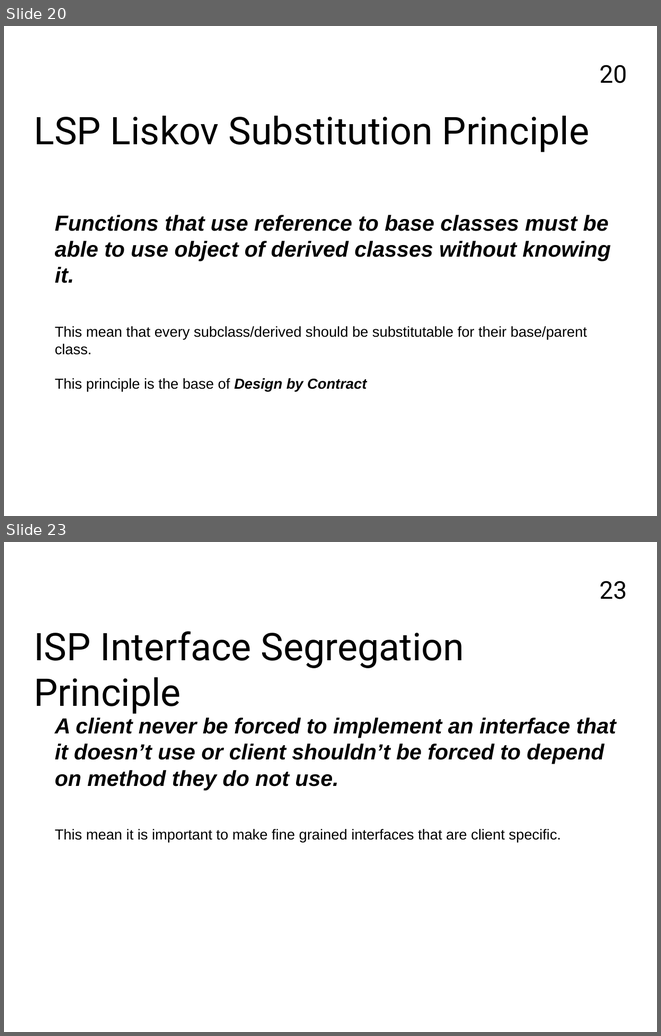
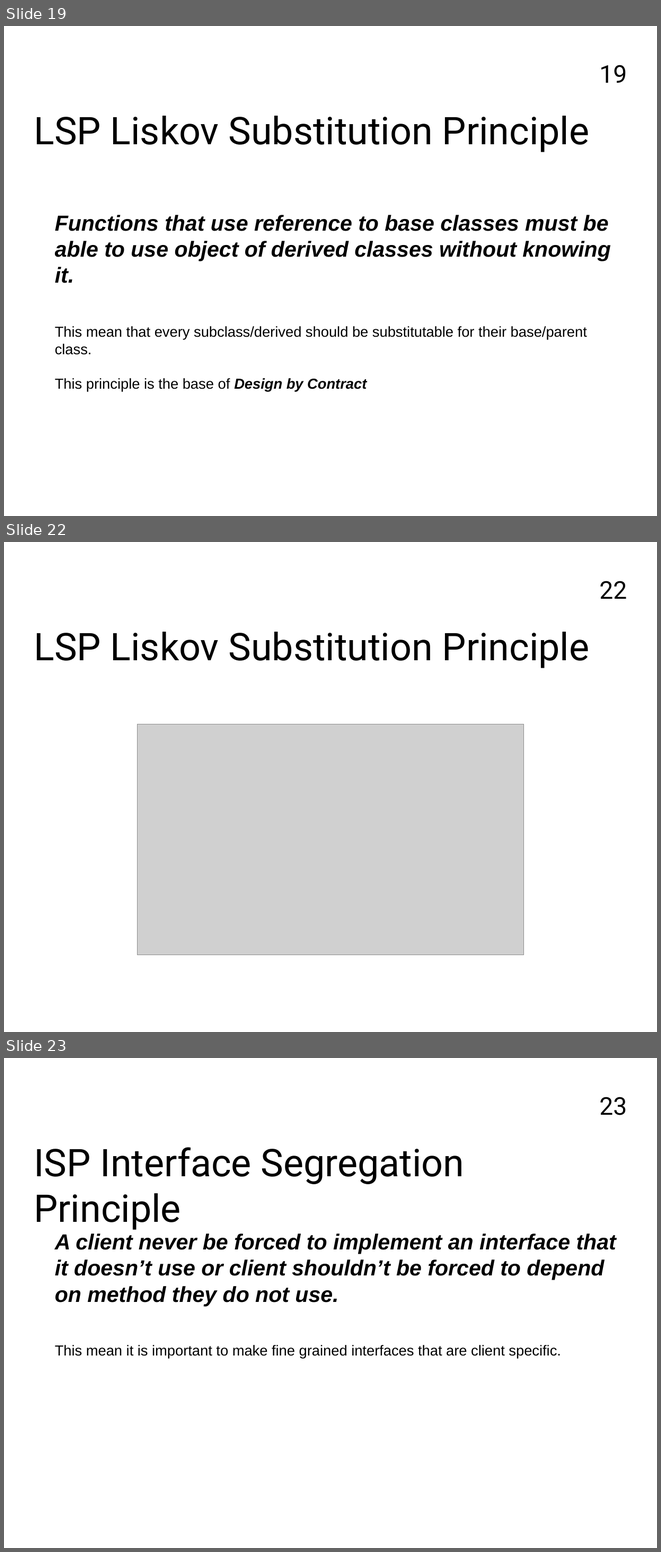
Before and after one commit to FrancoMelandri/SOLID, a slide deck: docs/solid.pptx. Shown one above the other, each under a label of ours: slides 20 and 23 before the commit, slides 19, 22 and 23 after it; the slides between them are not shown. The pictures are 661x1036 and 661x1552 pixels, drawn with LibreOffice and Linux fonts; fonts in the diff are those of the drawing; grey boxes stand for pictures. Boxes give left, top, right and bottom in pixels: in the first picture for what was removed or moved away, otherwise in the second. Text is boxed around its words. In the diff, an @@ line names an element or a change of style, - is before the commit and + after.

Commit message:
removing LSP snippets introducing carbon images

```diff
--- a/docs/solid.pptx
+++ b/docs/solid.pptx
@@ slide 22 added at (x1=4, y1=542, x2=657, y2=1032), background #FFFFFF; not listed: 1 template element that a slide beside it also shows @@
@@ text added at (x1=34, y1=632, x2=590, y2=668), 42 pt, text #000000 @@
+LSP Liskov Substitution Principle
@@ picture added at (x1=137, y1=724, x2=524, y2=955) @@
@@ what was slide 20 is now slide 19 @@
@@ page number at (x1=599, y1=65, x2=627, y2=83): text changed @@
-20
+19
```
Also in this commit, not shown: 6 slides changed, 1 slide removed.
